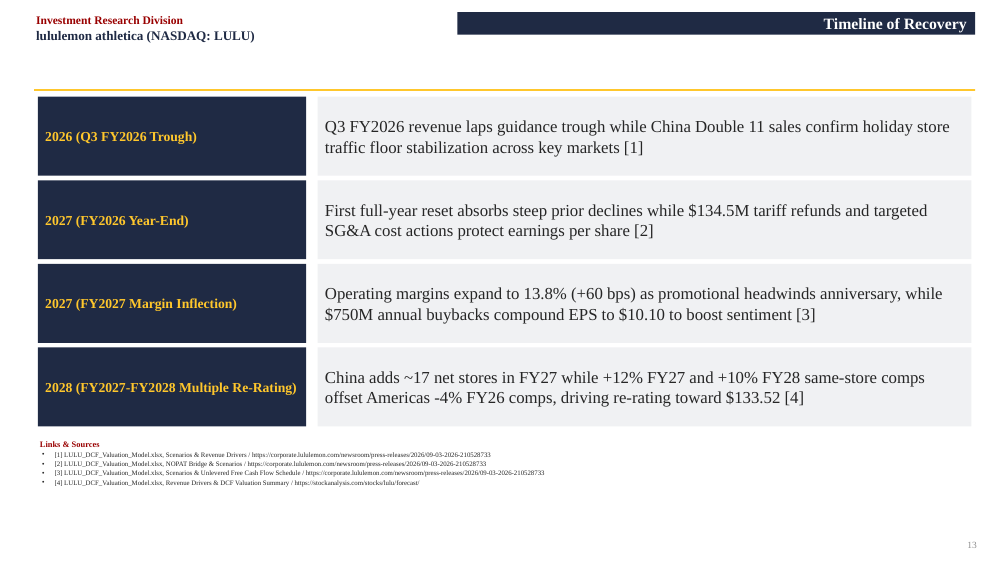
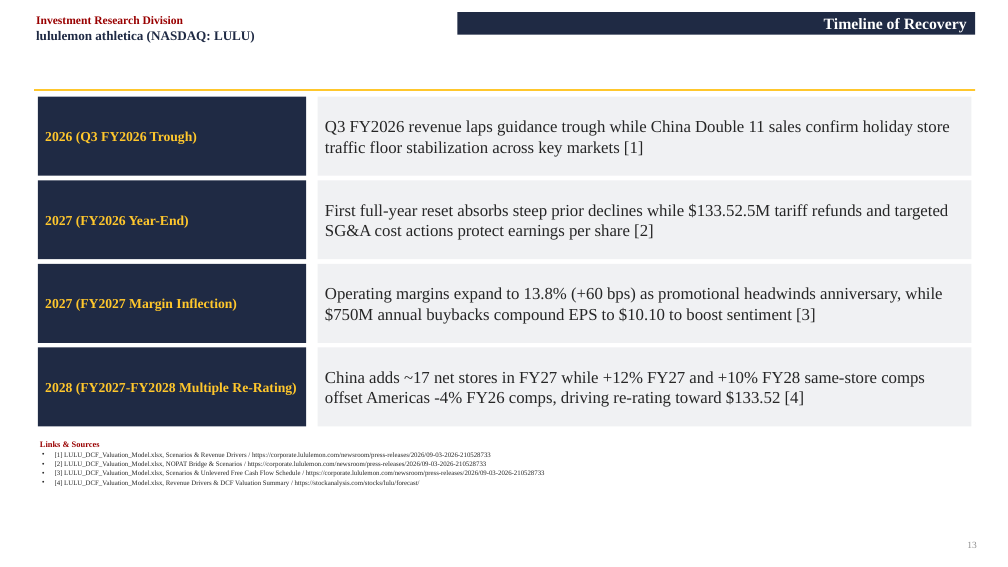
Before and after one commit to vengeanceaiUSC/RM, a slide deck: slide 13 of LULU/LULU_Investment_Pitch_Deck.pptx. Drawn at 1008x567 pixels with LibreOffice and Linux fonts; fonts in the diff are those of the drawing. Boxes give left, top, right and bottom in pixels: in the first picture for what was removed or moved away, otherwise in the second. Text is boxed around its words. In the diff, an @@ line names an element or a change of style, - is before the commit and + after.

```diff
--- a/LULU/LULU_Investment_Pitch_Deck.pptx
+++ b/LULU/LULU_Investment_Pitch_Deck.pptx
@@ text in rectangle at bbox=[325, 204, 949, 240]: text changed @@
-First full-year reset absorbs steep prior declines while $134.5M tariff refunds and targeted SG&A cost actions protect earnings per share [2]
+First full-year reset absorbs steep prior declines while $133.52.5M tariff refunds and targeted SG&A cost actions protect earnings per share [2]
```
Also in this commit, not shown: 10 other slides changed, 4 other files.
